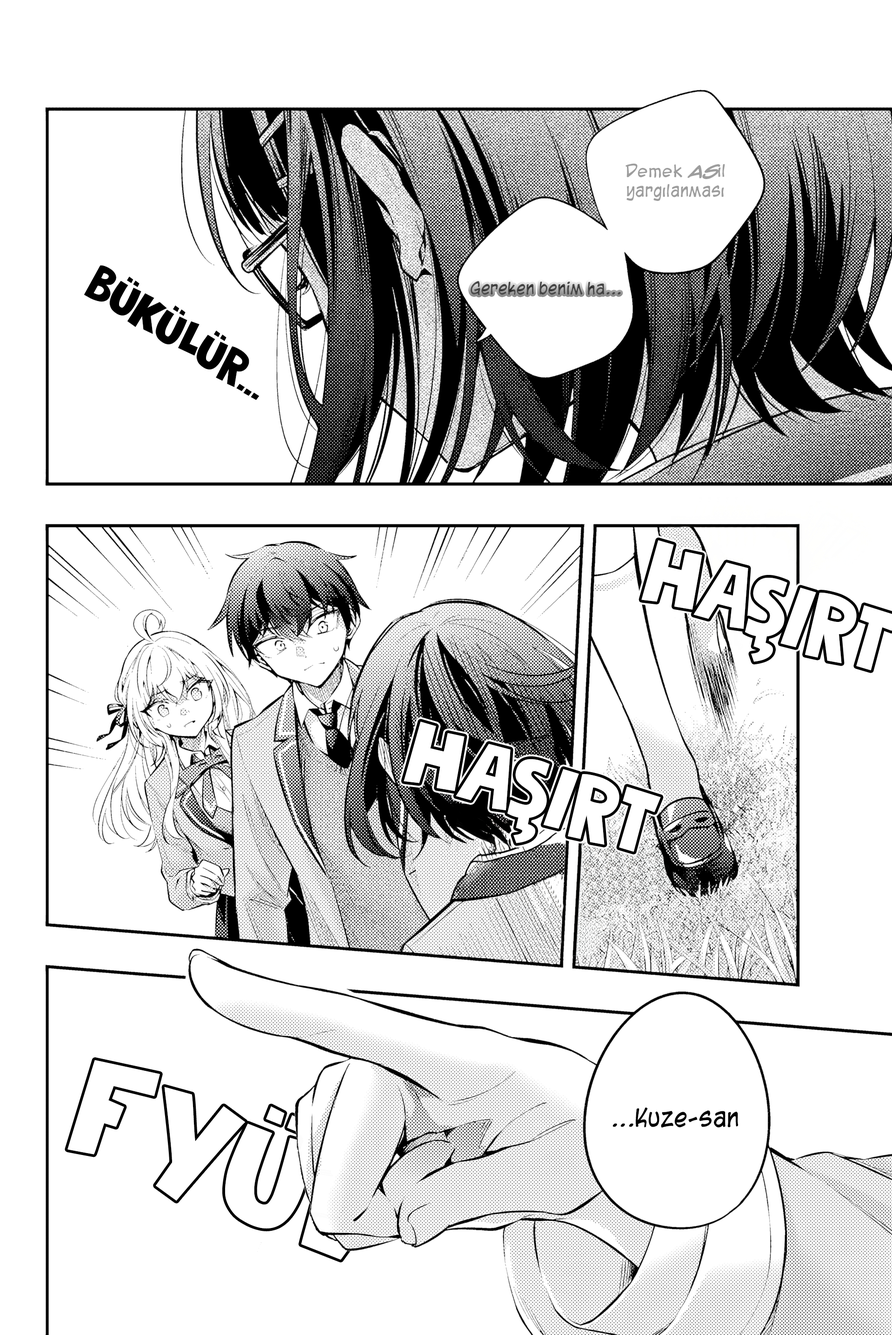
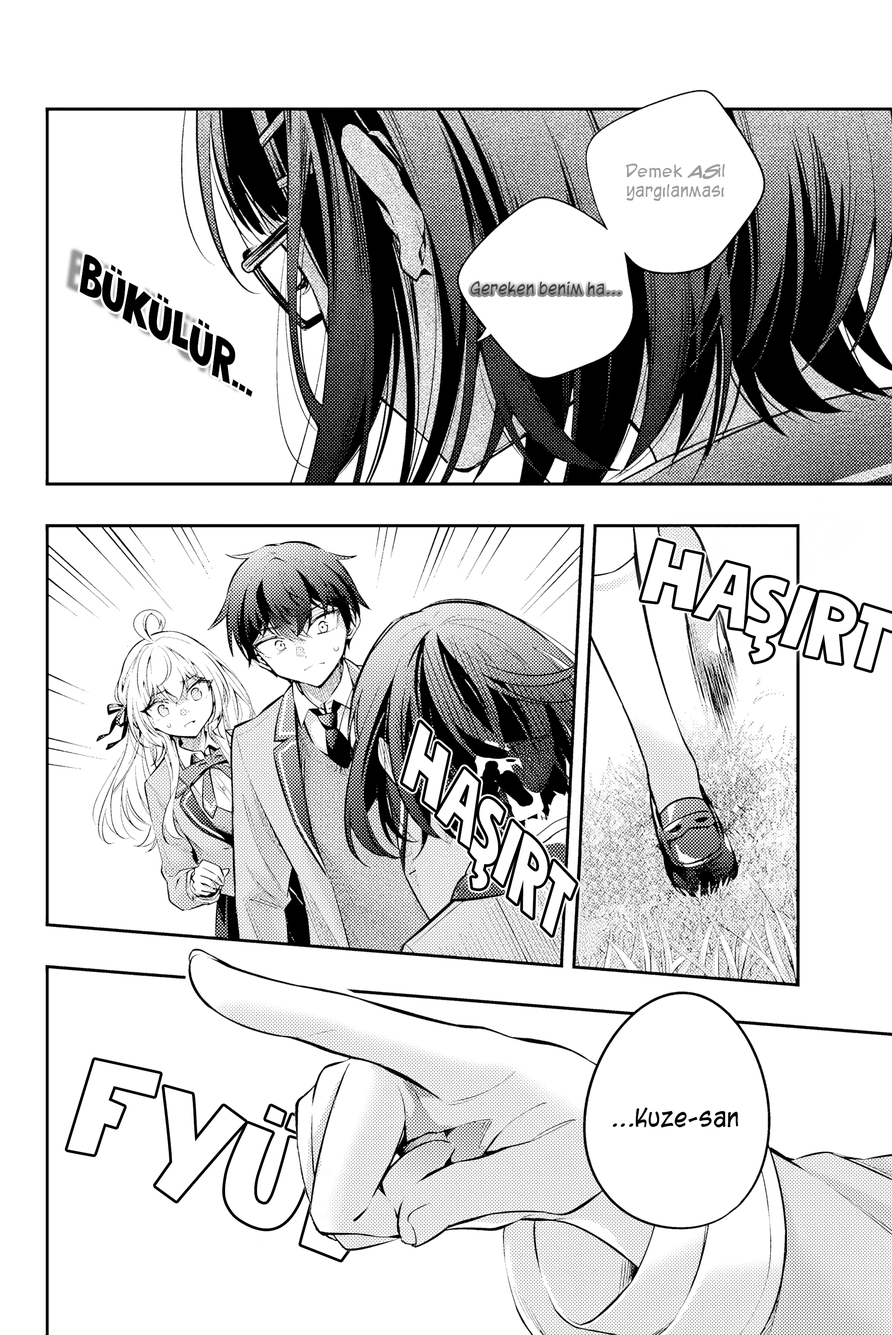
Layered file, before and after one edit (892×1335). Changes by layer:
painted on "Haşırt" (1st of 2) over [402, 721, 662, 936]
painted on "Bükülür..." over [79, 254, 260, 401]
